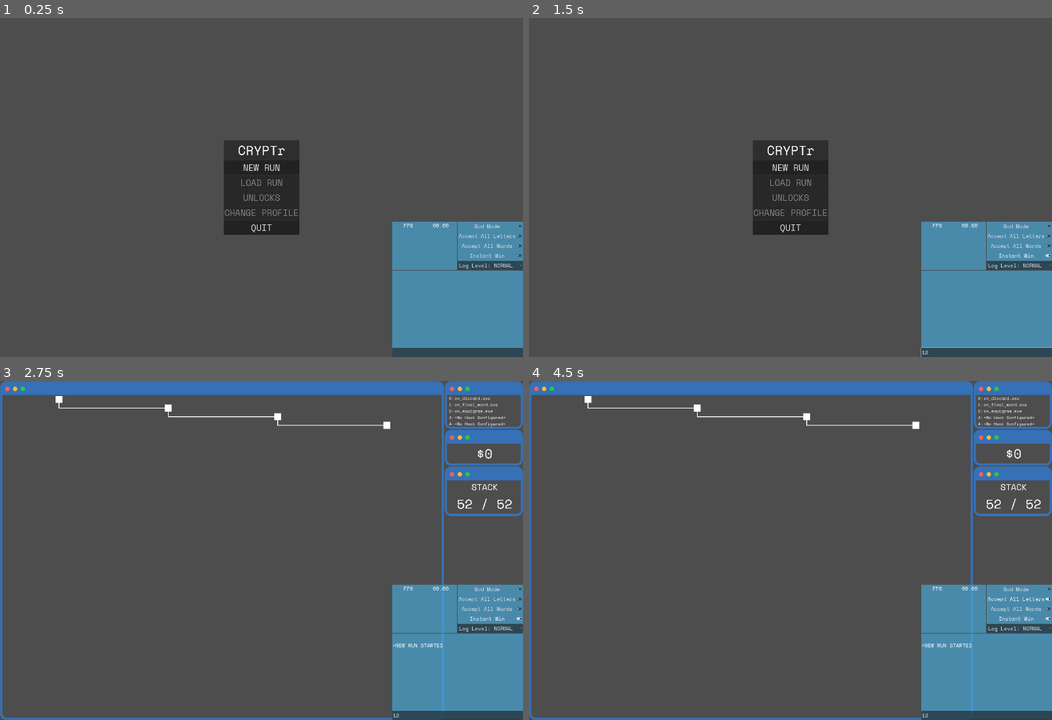
Above: before the commit, frames 1-4 (two rows, left to right).
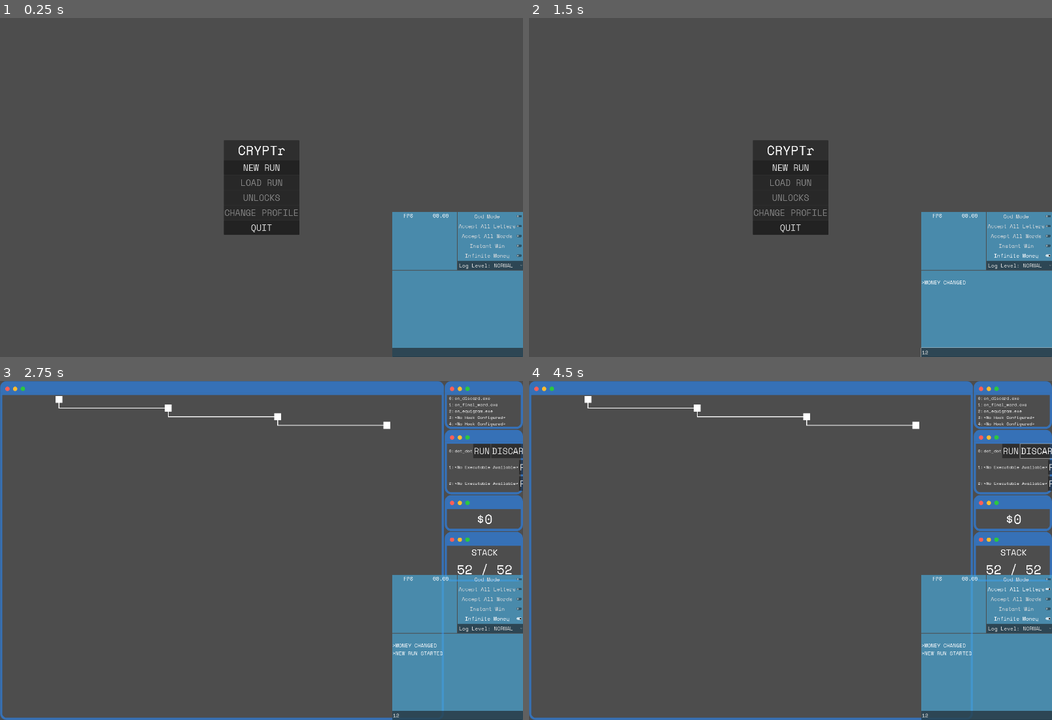
Above: after the commit, the same moments.

Repository: LucasMc17/CRYPTr
Game: Godot game, scene res://root.tscn
The game is run twice, just before and just after one commit, with the same random seed, the same clock (stepped at 60 frames per second) and the same inputs.
Inputs (mouse positions are in pixels of both pictures, inside the frame that each line leads up to):
- Up to frame 1 (0.25 s): no input
- Up to frame 2 (1.5 s): click (989, 353) at 0.52 s; type "12" at 0.6 s; click (1020, 255) at 1.25 s, where only the run after the commit has a clickable "Infinite Money"
- Up to frame 3 (2.75 s): click "NEW RUN" at 2 s
- Up to frame 4 (4.5 s): click (1010, 452) at 2.75 s, where only the run after the commit has a clickable "RUN"; click (1041, 452) at 3.5 s, where only the run after the commit has a clickable "DISCARD"; click "Accept All Letters" at 4.25 s

The runs differ from the first frame. In frame 1, 1.0% of the frame differs, in the area x 75-100%, y 57-71%; in frame 2, 1.0%; in frame 3, 4.2%; in frame 4, 4.2%, in the area x 75-100%, y 18-81%.

Commit message:
executables. Oops.

Diff:
--- a/globals/debug_node.gd
+++ b/globals/debug_node.gd
@@ -18,6 +18,13 @@
 @export var instawin := false:
 	get():
 		return _check_overrides(instawin)
+## Unlimited money.
+@export var infinite_money := false:
+	get():
+		return _check_overrides(infinite_money)
+	set(val):
+		infinite_money = val
+		Events.emit_money_changed(0)
 
 @export_category("Inventory")
 ## Force a particular starter stack for testing purposes.
@@ -26,6 +33,8 @@
 @export var force_hooks : Array[Hook] = []
 ## Force a collection of Functions into starting inventory.
 @export var force_functions : Array[Function] = []
+## Force a collection of Executables into starting inventory.
+@export var force_executables : Array[Executable] = []
 
 @export_category("Logging")
 ## Degree of frequency of console logging.
@@ -53,6 +62,24 @@
 		return value
 
 
+## Arbitrary print method, separate from main print method so as to be easiy removed.
+func log(message) -> void:
+	push_warning('Arbitrary print left in code.')
+	DebugNode.print(message)
+
+
+## Push a warning to the godot terminal AND the in game console.
+func warn(message) -> void:
+	push_warning(message)
+	DebugNode.print(message)
+
+
+## Push an error to the godot terminal AND the in game console.
+func error(message) -> void:
+	push_error(message)
+	DebugNode.print(message)
+
+
 ## Print method for logging information to the debug console from this global node.
 func print(message, min_log_level := 0):
 	if debug_console:
--- a/globals/debug_node.tscn
+++ b/globals/debug_node.tscn
@@ -9,9 +9,12 @@
 [ext_resource type="Resource" uid="uid://cq82athu71pdo" path="res://resources/subprocesses/functions/function_instances/add_10.tres" id="7_3injj"]
 [ext_resource type="Resource" uid="uid://bjaw031pd0pby" path="res://resources/subprocesses/functions/function_instances/add_25.tres" id="8_v3iya"]
 [ext_resource type="Resource" uid="uid://bxihoxhpapie" path="res://resources/subprocesses/functions/function_instances/add_50.tres" id="9_mwsy6"]
+[ext_resource type="Script" uid="uid://cgy31op6tai8t" path="res://resources/executables/executable.gd" id="10_u1wik"]
+[ext_resource type="Resource" uid="uid://blrw50pxcf0d5" path="res://resources/executables/dot_dot.tres" id="11_ql0i0"]
 
 [node name="DebugNode" type="Node"]
 script = ExtResource("1_pgr0f")
 force_hooks = Array[ExtResource("2_wqi1e")]([ExtResource("3_wqi1e"), ExtResource("4_8tqhv"), ExtResource("5_ec415")])
 force_functions = Array[ExtResource("6_6q663")]([ExtResource("7_3injj"), ExtResource("8_v3iya"), ExtResource("9_mwsy6")])
+force_executables = Array[ExtResource("10_u1wik")]([ExtResource("11_ql0i0")])
 log_level = 1
--- a/globals/events.gd
+++ b/globals/events.gd
@@ -165,27 +165,38 @@
 signal refresh_hooks()
 
 ## Emitted any time the stack amount changes, such as when Cryptographs are drawn from the Stack, or when new Cryptographs are acquired.
+signal refresh_stack()
+
+## Emitted any time the player's executable list changes, requiring a global UI update.
+signal refresh_executables()
+
+# EXECUTABLES
+
+## Emitted when the dot_dot executable is used.
+signal dot_dot_executed()
 
 # DEBUG COMMANDS
-signal refresh_stack()
-
-## Emitted when the help command is issued
+
+## Emitted when the help command is issued.
 signal command_help(params : Array[String])
 
-## Emitted when the echo command is issued
+## Emitted when the echo command is issued.
 signal command_echo(params : Array[String])
 
-## Emitted when the win command is issued
+## Emitted when the win command is issued.
 signal command_win(params : Array[String])
 
-## Emitted when the lose command is issued
+## Emitted when the lose command is issued.
 signal command_lose(params : Array[String])
 
-## Emitted when the clear command is issued
+## Emitted when the clear command is issued.
 signal command_clear(params : Array[String])
 
-## Emitted when the exit command is issued
+## Emitted when the exit command is issued.
 signal command_exit(params : Array[String])
 
-## Emitted when the restart command is issued
+## Emitted when the restart command is issued.
 signal command_restart(params : Array[String])
+
+## Emitted when the give_money command is issued.
+signal command_give_money(params : Array[String])
--- a/globals/player.gd
+++ b/globals/player.gd
@@ -56,7 +56,9 @@
 var hooks : Array[Hook] = []
 ## The player's currently collected Functions.
 var functions : Array[Function] = []
-## THe player's money.
+## The player's currently collected Executables.
+var executables : Array[Executable] = []
+## The player's money.
 var money := 0
 
 ## Resets all the run variables to their default value so that a new run can begin from a clean slate.
@@ -110,3 +112,10 @@
 func change_money(amount : int):
 	money += amount
 	Events.emit_money_changed(amount)
+
+
+## Remove an Executable from player inventory.
+func remove_executable(exe : Executable):
+	executables = executables.filter(func (executable): return executable != exe)
+	DebugNode.log(executables)
+	Events.refresh_executables.emit()
--- a/resources/encounters/encounter.gd
+++ b/resources/encounters/encounter.gd
@@ -92,3 +92,9 @@
 	bypassed = true
 	for branch in branches:
 		branch.bypass()
+
+
+func unbypass() -> void:
+	bypassed = false
+	for branch in branches:
+		branch.unbypass()
--- /dev/null
+++ b/resources/executables/dot_dot.tres
@@ -0,0 +1,11 @@
+[gd_resource type="Resource" script_class="Executable" load_steps=2 format=3 uid="uid://blrw50pxcf0d5"]
+
+[ext_resource type="Script" uid="uid://cgy31op6tai8t" path="res://resources/executables/executable.gd" id="1_w8aog"]
+
+[resource]
+script = ExtResource("1_w8aog")
+executable_name = "dot_dot"
+description = "Immediately move back up one level in the Map, from the current directory to it's parent directory."
+applicable_to_encounter = false
+applicable_to_shop = false
+metadata/_custom_type_script = "uid://cgy31op6tai8t"
--- /dev/null
+++ b/resources/executables/executable.gd
@@ -0,0 +1,47 @@
+class_name Executable
+extends Resource
+## Custom resource representing an Executable, a one-time use consumable which offers benefits to the player.
+##
+## Has a list of applicable game states as well as a `run` func for firing effects, which are defined in executables inheriting from this class.
+
+## The Executable's name.
+@export var executable_name : String
+## The rarity of the Executable.
+@export_enum("COMMON", "RARE", "EPIC") var rarity = 0
+## A brief description of the Executable's utility.
+@export_multiline var description : String
+
+## Which game states this encounter can be used during.
+@export_group("Applicable Game States", "applicable_to_")
+## if True, usable from Map state.
+@export var applicable_to_map := true
+## if True, usable from Encounter state.
+@export var applicable_to_encounter := true
+## if True, usable from Shop state.
+@export var applicable_to_shop := true
+
+static var applicability_map = {
+	"dot_dot": func () -> bool:
+		return !!Player.current_encounter and !!Player.current_encounter.parent
+}
+
+## Executes the function.
+func _execute() -> void:
+	Player.remove_executable(self)
+	Events.refresh_hooks.emit()
+	var signal_name = executable_name + "_executed"
+	if Events.has_signal(signal_name):
+		Events[signal_name].emit()
+	else:
+		push_warning("WARNING: No signal for executable with name " + executable_name)
+
+
+## Returns true if the Executable can currently be ran.
+func get_applicability() -> bool:
+	return true and applicability_map[executable_name].call()
+
+
+## Run the executable, if able.
+func run() -> void:
+	if get_applicability():
+		_execute()
--- a/resources/subprocesses/hooks/hook.gd
+++ b/resources/subprocesses/hooks/hook.gd
@@ -44,20 +44,20 @@
 		function.owning_hook = self
 		functions.append(function)
 	else:
-		DebugNode.print("WARNING: attempted to add Function of cost " + str(function.cost) + ", but only " + str(memory_available) + " memory remaining.")
+		DebugNode.warn("WARNING: attempted to add Function of cost " + str(function.cost) + ", but only " + str(memory_available) + " memory remaining.")
 
 
 ## Move a function up or down in priority inside of this hook.
 func shift_function(hook_index : int, up : bool) -> void:
 	if up:
 		if hook_index == 0:
-			DebugNode.print("WARNING: Attempted to increase priority of Function whose index was already 0")
+			DebugNode.warn("WARNING: Attempted to increase priority of Function whose index was already 0")
 			return
 		var shifted_func = functions.pop_at(hook_index)
 		functions.insert(hook_index - 1, shifted_func)
 	else:
 		if hook_index == functions.size() - 1:
-			DebugNode.print("WARNING: Attempted to decrease priority of Function whose index was already last in functions array")
+			DebugNode.warn("WARNING: Attempted to decrease priority of Function whose index was already last in functions array")
 			return
 		var shifted_func = functions.pop_at(hook_index)
 		functions.insert(hook_index + 1, shifted_func)
@@ -80,6 +80,6 @@
 func _on_triggered(params : Events.ParamsObject) -> void:
 	if !filter(params):
 		return
-	DebugNode.print(hook_name + ' triggered!')
+	DebugNode.log(hook_name + ' triggered!')
 	for function in functions:
 		function.run()
--- a/scenes/debug_ui/debug_blocks/command_module.gd
+++ b/scenes/debug_ui/debug_blocks/command_module.gd
@@ -41,6 +41,11 @@
 			"Restarts the game and clears all global variables",
 			"None",
 			["restart"]
+	),
+	"give_money": CommandConfig.new(
+			"Gives the player a specified amount of money",
+			"Pass any number immediately following the command to specify the amount of money to give.",
+			["give_money 100", "give_money 6000"]
 	)
 }
 
@@ -53,7 +58,7 @@
 		DebugNode.print(full_command)
 		Events[signal_name].emit(params)
 	else:
-		DebugNode.print("ERROR: Command '" + command_name + "' Not found. Run 'help' for a list of commands")
+		DebugNode.error("ERROR: Command '" + command_name + "' Not found. Run 'help' for a list of commands")
 
 
 # Function for logging the `commands` dictionary to the terminal in a human readable form, as the result of the `help` command.
--- a/scenes/debug_ui/debug_blocks/debug_controls.gd
+++ b/scenes/debug_ui/debug_blocks/debug_controls.gd
@@ -5,6 +5,7 @@
 @onready var accept_all_letters_toggle := %AcceptAllLettersToggle
 @onready var accept_all_words_toggle := %AcceptAllWordsToggle
 @onready var instawin_toggle := %InstawinToggle
+@onready var infinite_money_toggle := %InfiniteMoneyToggle
 
 @onready var log_level_dropdown := %LogLevelDropdown
 
@@ -46,6 +47,10 @@
 	DebugNode.instawin = is_on
 
 
+func _on_infinite_money_toggle_toggled(is_on : bool) -> void:
+	DebugNode.infinite_money = is_on
+
+
 func _on_log_level_dropdown_item_selected(index : int) -> void:
 	DebugNode.log_level = index
 	log_level_dropdown.text = 'Log Level: ' + log_level_dropdown.text
--- a/scenes/debug_ui/debug_blocks/debug_controls.tscn
+++ b/scenes/debug_ui/debug_blocks/debug_controls.tscn
@@ -47,6 +47,14 @@
 text = "Instant Win"
 alignment = 1
 
+[node name="InfiniteMoneyToggle" type="CheckButton" parent="VBoxContainer"]
+unique_name_in_owner = true
+layout_mode = 2
+size_flags_horizontal = 3
+size_flags_stretch_ratio = 0.3
+text = "Infinite Money"
+alignment = 1
+
 [node name="LogLevelDropdown" type="OptionButton" parent="VBoxContainer"]
 unique_name_in_owner = true
 layout_mode = 2
@@ -62,4 +70,5 @@
 [connection signal="toggled" from="VBoxContainer/AcceptAllLettersToggle" to="." method="_on_accept_all_letters_toggle_toggled"]
 [connection signal="toggled" from="VBoxContainer/AcceptAllWordsToggle" to="." method="_on_accept_all_words_toggle_toggled"]
 [connection signal="toggled" from="VBoxContainer/InstawinToggle" to="." method="_on_instawin_toggle_toggled"]
+[connection signal="toggled" from="VBoxContainer/InfiniteMoneyToggle" to="." method="_on_infinite_money_toggle_toggled"]
 [connection signal="item_selected" from="VBoxContainer/LogLevelDropdown" to="." method="_on_log_level_dropdown_item_selected"]
--- /dev/null
+++ b/slices/run/player_status/executable_window/executable_preview.gd
@@ -0,0 +1,49 @@
+extends Control
+
+## The index of this Executable Preview within the list of Player executables.
+@export var index := 0
+
+## The hook which this Preview represents. On change, the text of the label should update, and the HookText should refresh.
+var executable : Executable:
+	set(val):
+		if val:
+			if name_label:
+				name_label.text = val.executable_name
+			if summary:
+				summary.text = "# " + val.description
+		else:
+			name_label.text = "<No Executable Available>"
+			summary.text = ""
+		executable = val
+
+@onready var index_label = %Index
+@onready var name_label = %ExecutableName
+@onready var summary_panel = %SummaryPanel
+@onready var summary = %Summary
+
+func _ready():
+	Events.refresh_executables.connect(populate)
+	index_label.text = str(index) + ":"
+	populate()
+
+
+func populate():
+	if Player.executables.size() > index:
+		executable = Player.executables[index]
+	else:
+		executable = null
+
+
+
+func _on_h_box_container_mouse_entered():
+	if executable:
+		summary_panel.visible = true
+
+
+func _on_h_box_container_mouse_exited():
+	summary_panel.visible = false
+
+
+func _on_run_button_pressed():
+	if executable:
+		executable.run()
--- /dev/null
+++ b/slices/run/player_status/executable_window/executable_preview.tscn
@@ -0,0 +1,77 @@
+[gd_scene load_steps=2 format=3 uid="uid://dkhh5jxxjbgj4"]
+
+[ext_resource type="Script" uid="uid://4133383nn0yq" path="res://slices/run/player_status/executable_window/executable_preview.gd" id="1_kdddn"]
+
+[node name="ExecutablePreview" type="Control"]
+custom_minimum_size = Vector2(0, 90)
+layout_mode = 3
+anchors_preset = 14
+anchor_top = 0.5
+anchor_right = 1.0
+anchor_bottom = 0.5
+offset_top = -11.5
+offset_bottom = 11.5
+grow_horizontal = 2
+grow_vertical = 2
+mouse_filter = 2
+script = ExtResource("1_kdddn")
+
+[node name="HBoxContainer" type="HBoxContainer" parent="."]
+layout_mode = 0
+offset_right = 194.0
+offset_bottom = 23.0
+
+[node name="Index" type="Label" parent="HBoxContainer"]
+unique_name_in_owner = true
+layout_mode = 2
+theme_type_variation = &"HeaderMedium"
+text = "0:"
+
+[node name="ExecutableName" type="Label" parent="HBoxContainer"]
+unique_name_in_owner = true
+custom_minimum_size = Vector2(0, 23)
+layout_mode = 2
+size_flags_horizontal = 3
+theme_type_variation = &"HeaderMedium"
+text = "<No Executable Available>"
+
+[node name="RunButton" type="Button" parent="HBoxContainer"]
+layout_mode = 2
+text = "RUN"
+
+[node name="DiscardButton" type="Button" parent="HBoxContainer"]
+layout_mode = 2
+text = "DISCARD"
+
+[node name="SummaryPanel" type="PanelContainer" parent="."]
+unique_name_in_owner = true
+visible = false
+layout_mode = 1
+anchors_preset = -1
+anchor_left = -0.00033068782
+anchor_top = 0.5
+anchor_bottom = 0.5
+offset_left = -59.0
+offset_top = 1.0
+offset_right = -0.99999994
+offset_bottom = 51.74
+grow_horizontal = 0
+
+[node name="VBoxContainer" type="VBoxContainer" parent="SummaryPanel"]
+layout_mode = 2
+
+[node name="ReadMeLabel" type="Label" parent="SummaryPanel/VBoxContainer"]
+layout_mode = 2
+text = "README"
+horizontal_alignment = 1
+
+[node name="Summary" type="Label" parent="SummaryPanel/VBoxContainer"]
+unique_name_in_owner = true
+custom_minimum_size = Vector2(150, 0)
+layout_mode = 2
+text = "# This is where the summary of the exe will go."
+autowrap_mode = 2
+
+[connection signal="mouse_entered" from="HBoxContainer" to="." method="_on_h_box_container_mouse_entered"]
+[connection signal="mouse_exited" from="HBoxContainer" to="." method="_on_h_box_container_mouse_exited"]
+[connection signal="pressed" from="HBoxContainer/RunButton" to="." method="_on_run_button_pressed"]
--- /dev/null
+++ b/slices/run/player_status/executable_window/executable_window.tscn
@@ -0,0 +1,25 @@
+[gd_scene load_steps=2 format=3 uid="uid://bd2lkfmm7eb4p"]
+
+[ext_resource type="PackedScene" uid="uid://dkhh5jxxjbgj4" path="res://slices/run/player_status/executable_window/executable_preview.tscn" id="1_r7lqk"]
+
+[node name="ExecutableWindow" type="PanelContainer"]
+anchors_preset = 15
+anchor_right = 1.0
+anchor_bottom = 1.0
+grow_horizontal = 2
+grow_vertical = 2
+theme_type_variation = &"WindowPanel"
+
+[node name="VBoxContainer" type="VBoxContainer" parent="."]
+layout_mode = 2
+
+[node name="ExecutablePreview0" parent="VBoxContainer" instance=ExtResource("1_r7lqk")]
+layout_mode = 2
+
+[node name="ExecutablePreview1" parent="VBoxContainer" instance=ExtResource("1_r7lqk")]
+layout_mode = 2
+index = 1
+
+[node name="ExecutablePreview2" parent="VBoxContainer" instance=ExtResource("1_r7lqk")]
+layout_mode = 2
+index = 2
--- a/slices/run/player_status/money_window/money_window.gd
+++ b/slices/run/player_status/money_window/money_window.gd
@@ -4,7 +4,21 @@
 
 func _ready():
 	Events.money_changed.connect(_on_money_changed)
+	Events.command_give_money.connect(_on_give_money_command_received)
 
 
 func _on_money_changed(_params : Events.ParamsObject):
-	_money_label.text = "$" + str(Player.money)
+	if DebugNode.infinite_money:
+		_money_label.text ="$INF"
+	else:
+		_money_label.text = "$" + str(Player.money)
+
+
+func _on_give_money_command_received(params) -> void:
+	if params.is_empty():
+		DebugNode.error("ERROR: Please specify an amount of money, i.e. give_money 100")
+		return
+	if !params[0].is_valid_int():
+		DebugNode.error("Error: The passed parameter '" + params[0] + "' is not an integer.")
+		return
+	Player.change_money(params[0].to_int())
--- a/slices/run/player_status/player_status_window.tscn
+++ b/slices/run/player_status/player_status_window.tscn
@@ -1,8 +1,9 @@
-[gd_scene load_steps=4 format=3 uid="uid://dpvshbd8guiuu"]
+[gd_scene load_steps=5 format=3 uid="uid://dpvshbd8guiuu"]
 
 [ext_resource type="PackedScene" uid="uid://behxboi5x3aem" path="res://slices/run/player_status/hook_window/hook_window.tscn" id="1_xyagf"]
 [ext_resource type="PackedScene" uid="uid://bak3l75x1r3yb" path="res://slices/run/player_status/money_window/money_window.tscn" id="2_v015j"]
 [ext_resource type="PackedScene" uid="uid://cmofmda1oepst" path="res://slices/run/player_status/stack_window/stack_window.tscn" id="3_0t5h1"]
+[ext_resource type="PackedScene" uid="uid://bd2lkfmm7eb4p" path="res://slices/run/player_status/executable_window/executable_window.tscn" id="4_u8gnk"]
 
 [node name="PlayerStatusWindow" type="VBoxContainer"]
 anchors_preset = 15
@@ -17,6 +18,9 @@
 custom_minimum_size = Vector2(0, 0)
 layout_mode = 2
 
+[node name="ExecutableWindow" parent="." instance=ExtResource("4_u8gnk")]
+layout_mode = 2
+
 [node name="MoneyWindow" parent="." instance=ExtResource("2_v015j")]
 layout_mode = 2
 
--- a/slices/run/run_screen.gd
+++ b/slices/run/run_screen.gd
@@ -53,6 +53,9 @@
 	for function in DebugNode.force_functions:
 		Player.functions.append(function.duplicate())
 	DebugNode.force_functions.clear()
+	for executable in DebugNode.force_executables:
+		Player.executables.append(executable.duplicate())
+	DebugNode.force_executables.clear()
 	if DebugNode.force_stack:
 		Player.initialize_stack(DebugNode.force_stack)
 	else:
--- a/slices/run/states/encounter/scoring_module.gd
+++ b/slices/run/states/encounter/scoring_module.gd
@@ -11,7 +11,7 @@
 ## The tally of points earned by the current word, as it is evaluated. Increases as each letter is scored/muliplier applied, then is added to `current_score`, then reset to zero.
 var evaluating_score := 0.0:
 	set(val):
-		DebugNode.print(val)
+		DebugNode.log(val)
 		evaluating_score = val
 ## Whether a word is actively scoring.
 var is_evaluating := false
@@ -55,13 +55,13 @@
 
 func _on_hook_addition(adder : int) -> void:
 	if !is_evaluating:
-		DebugNode.print("WARNING: Hook Addition triggered outside of scoring")
+		DebugNode.warn("WARNING: Hook Addition triggered outside of scoring")
 	else:
 		evaluating_score += adder
 
 func _on_hook_multiplication(multiplier : float) -> void:
 	if !is_evaluating:
-		DebugNode.print("WARNING: Hook Multiplication triggered outside of scoring")
+		DebugNode.warn("WARNING: Hook Multiplication triggered outside of scoring")
 	else:
 		evaluating_score *= multiplier
 
--- a/slices/run/states/map/scenes/map_instance.gd
+++ b/slices/run/states/map/scenes/map_instance.gd
@@ -14,6 +14,9 @@
 const _MAP_CELL := preload('./map_cell.tscn')
 ## Root MapNode scene of the current map instance.
 var _root_node : MapNode
+
+func _ready():
+	Events.dot_dot_executed.connect(_on_dot_dot_executed)
 
 ## Main function to create a NEW encounter map and populate it onto the grid.
 func init_map(session_depth : int, length_limit : int) -> void:
@@ -81,3 +84,11 @@
 
 func _on_resized():
 	map_resized.emit(size.x / columns)
+
+
+func _on_dot_dot_executed():
+	Player.current_encounter.visited = false
+	Player.current_encounter = Player.current_encounter.parent
+	for branch in Player.current_encounter.branches:
+		branch.unbypass()
+	_root_node.update_colors.call_deferred()
--- a/slices/run/states/map/scenes/map_node.gd
+++ b/slices/run/states/map/scenes/map_node.gd
@@ -67,5 +67,7 @@
 		parent_line.z_index = 10
 	elif encounter_resource.bypassed:
 		modulate = "#999999"
+	else:
+		modulate = "#FFFFFF"
 	for branch in branches:
 		branch.update_colors()
Not shown: 1 places in globals/debug_node.tscn that only renumber resources
Not shown, added: resources/executables/executable.gd.uid
Not shown, added: slices/run/player_status/executable_window/executable_preview.gd.uid
